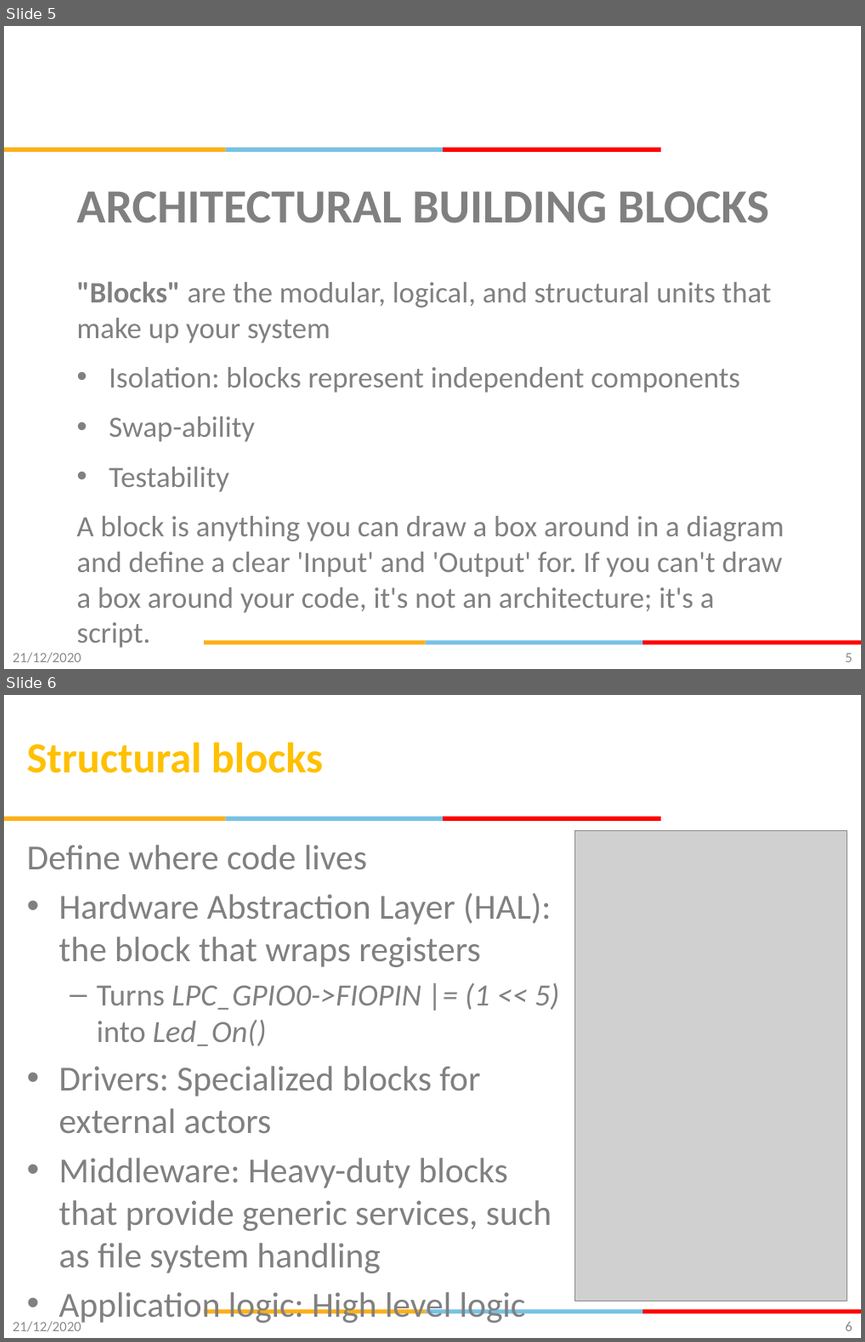
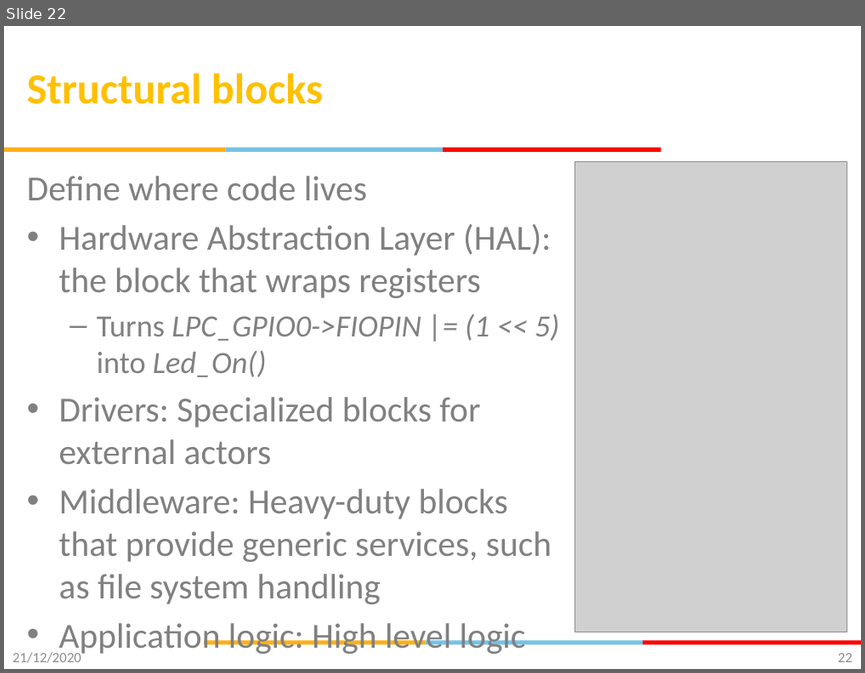
Before and after one commit to gsaurabhr-teaching/csg523-material, a slide deck: Lec-13-16-firmware-architecture.pptx. Shown one above the other, each under a label of ours: slides 5 and 6 before the commit, slide 22 after it. The pictures are 865x1342 and 865x673 pixels, drawn with LibreOffice and Linux fonts; fonts in the diff are those of the drawing; grey boxes stand for pictures; background and template pictures are left out. Boxes give left, top, right and bottom in pixels: in the first picture for what was removed or moved away, otherwise in the second. Text is boxed around its words. In the diff, an @@ line names an element or a change of style, - is before the commit and + after.

```diff
--- a/Lec-13-16-firmware-architecture.pptx
+++ b/Lec-13-16-firmware-architecture.pptx
@@ slide 5 removed at (4, 26, 861, 669), background #FFFFFF; not listed: 6 template elements that a slide beside it also shows @@
@@ title removed at (77, 191, 769, 223) @@
-ARCHITECTURAL BUILDING BLOCKS
@@ text removed at (77, 281, 784, 612) @@
-"Blocks" are the modular, logical, and structural units that make up your system
-• Isolation: blocks represent independent components
-• Swap-ability
-• Testability
-A block is anything you can draw a box around in a diagram and define a clear 'Input' and 'Output' for. If you can't draw a box around your code, it's not an architecture; it's a script.
@@ text removed at (12, 652, 81, 663) @@
-21/12/2020
@@ page number removed at (845, 652, 851, 662) @@
-5
@@ what was slide 6 is now slide 22 @@
@@ page number at (838, 652, 852, 662): text changed @@
-6
+22
```
Also in this commit, not shown: 18 slides added, 1 other slide removed.
